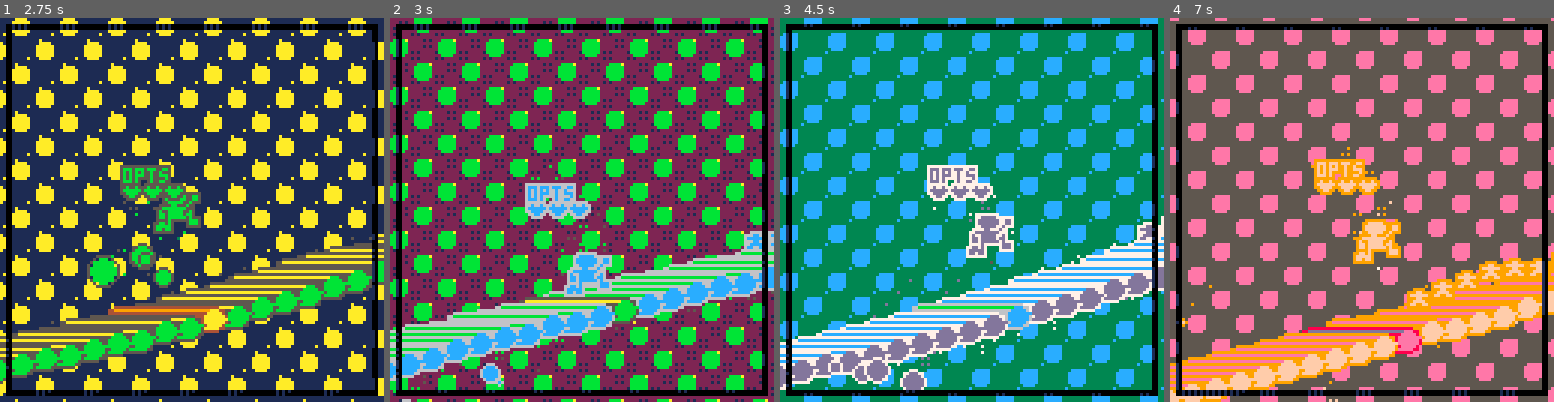
Above: before the commit, frames 1-4 (left to right).
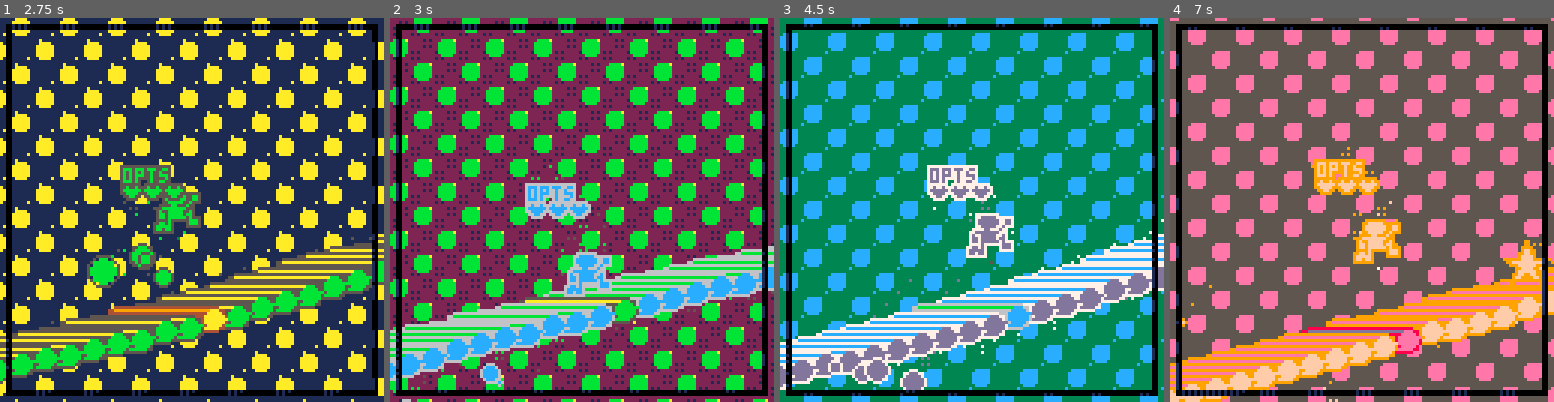
Above: after the commit, the same moments.

Repository: seleb/p8jam2
Game: PICO-8 cartridge bridge.p8
The game is run twice, just before and just after one commit, with the same random seed, the same clock (stepped at 60 frames per second) and the same inputs.
Inputs:
- Up to frame 1 (2.75 s): tap X (X key) at 0.33, 1.07, 1.85 s; tap O (Z key) at 0.7, 1.7, 2.1, 2.5 s; hold Right 1.6-2.1 s; hold Up 2.15-2.42 s; hold Right from 2.47 s (still down)
- Up to frame 2 (3 s): keep holding Right; tap O (Z key) at 2.9 s; tap X (X key) at 2.97 s
- Up to frame 3 (4.5 s): release Right at 3.03 s; hold Left 3.08-3.58 s; tap O (Z key) at 3.3, 3.7, 4.1 s; hold Right from 4.02 s (still down); tap X (X key) at 4.08 s
- Up to frame 4 (7 s): tap O (Z key) every 0.4 s from 4.5 to 6.9 s; release Right at 4.68 s; hold Up 4.73-5.03 s; hold Left 5.08-5.68 s; tap X (X key) at 5.2, 6.32 s; hold Right 6.08-6.58 s; hold Right from 6.63 s (still down)

Frame 1 is identical in both runs. In frame 2, 0.3% of the frame differs, in the area x 92-100%, y 55-61%; in frame 3, 0.2%; in frame 4, 1.7%, in the area x 61-100%, y 57-76%.

Commit message:
life and points

Diff:
--- a/bridge.p8
+++ b/bridge.p8
@@ -269,6 +269,21 @@
  end
 end
 
+function lose_life()
+ add_pop(hud.x+hud.lives*8,hud.y+10,8,7)
+ add_pop(hud.x+hud.lives*8,hud.y+10,7,8)
+
+ for i=1,4 do
+  add_part(hud.x+hud.lives*8,hud.y+10,rnd(2)-1,-rnd(4)-2,rnd(2)+2,30,8)
+ end
+
+ hud.lives -= 1
+ hud.y += 10
+ sfx(36,3)
+ cam.y += 10
+ cam.x += 5
+end
+
 function add_pts(pts)
  hud.score += pts
  p = {}
@@ -278,8 +293,10 @@
  p.vx = rnd(2)-1
  p.vy = -rnd(4)-4
  add(hud.parts, p)
- hud.y -= 5
+ hud.y -= 3
  sfx(35,3)
+
+ cam.y -= 5
  add_pop(hud.x+8,hud.y+4,8,8)
  add_pop(hud.x+8,hud.y+4,7,7)
 end
@@ -298,10 +315,18 @@
  update_pops()
  update_chain()
 
-
+ -- collision
  if(player.link.pts and player.grounded) then
   add_pts(10)
   player.link.pts = false
+  add_pop(player.link.x-log_len/2+4, player.link.y-10, 5, 8)
+  add_pop(player.link.x-log_len/2+4, player.link.y-10, 4, 7)
+ end
+ if(player.link.dmg and player.grounded) then
+  lose_life()
+  player.link.dmg = false
+  add_pop(player.link.x-log_len/2+4, player.link.y-10, 10, 7)
+  add_pop(player.link.x-log_len/2+4, player.link.y-10, 9, 8)
  end
 
  update_phys()
@@ -376,8 +401,8 @@
   c.up = nil
   c.down = get_chain(chain_end-1)
   c.down.up = c
-  c.dmg = false
-  c.pts = rnd(1) < 0.99
+  c.dmg = rnd(1) < 0.1
+  c.pts = not c.dmg and rnd(1) < 0.1
  end
  if(player.x < (chain_end-chain_len/2)*gap) then
   local c = get_chain(chain_end)
@@ -390,8 +415,8 @@
   c.down= nil
   c.up = get_chain(chain_start+1)
   c.up.down = c
-  c.dmg = false
-  c.pts = rnd(1) < 0.99
+  dmg = rnd(1) < 0.1
+  c.pts = not c.dmg and rnd(1) < 0.1
  end
 
  -- get player links for next frame
@@ -437,7 +462,7 @@
  for i=chain_end,chain_start,-1 do
   i = get_chain(i)
   local drawp = i == player.link
-  if(drawp) then
+  if drawp then
    draw_player()
    pal_swap(-1)
   end
@@ -451,12 +476,17 @@
   color(8)
   line(i.x-2,i.y+log_rad*2-1,i.x-log_len-1,i.y+log_rad*2-1)
 
-  if(drawp) then
+  if drawp then
    pal_swap(1)
   end
-  if(i.pts) then
-
-spr(33,i.x-log_len/2, i.y-10+sin(time()*3+i.x*0.1))
+  if i.pts then
+
+--spr(33,i.x-log_len/2, i.y-10+sin(time()*3+i.x*0.1))
+   sspr(24,16,16,16,i.x-log_len/2, i.y-16+sin(time()*3+i.x*0.1))
+
+  end
+  if i.dmg then
+   sspr(40,16,16,16,i.x-log_len/2,i.y-16+sin(time()*3+i.x*0.1))
   end
  end
  color(8)
@@ -606,22 +636,22 @@
 0000000000002888288820002882882000000000000028888820000000000000000000000e0ee0e0077777700000000000000000000000000000000000000000
 000000000000288828882000222222200000000000002882282000000000000000000000e0e00e0ee077770e0000000000000000000000000000000000000000
 0000000000002222222220000000000000000000000022222220000000000000000000000e0ee0e00e0ee0e00000000000000000000000000000000000000000
-00000000002222000000000000000000000000000000000000000000000000000000000000000000000000000000000000000000000000000000000000000000
-02222220222882220000000000000000000000000000000000000000000000000000000000000000000000000000000000000000000000000000000000000000
-22822822288888820000000000000000000000000000000000000000000000000000000000000000000000000000000000000000000000000000000000000000
-28888882222882220000000000000000000000000000000000000000000000000000000000000000000000000000000000000000000000000000000000000000
-22888822228888220000000000000000000000000000000000000000000000000000000000000000000000000000000000000000000000000000000000000000
-02288220288228820000000000000000000000000000000000000000000000000000000000000000000000000000000000000000000000000000000000000000
-00222200222222220000000000000000000000000000000000000000000000000000000000000000000000000000000000000000000000000000000000000000
-00000000000000000000000000000000000000000000000000000000000000000000000000000000000000000000000000000000000000000000000000000000
-00000000000000000000000000000000000000000000000000000000000000000000000000000000000000000000000000000000000000000000000000000000
-02222220000000000000000000000000000000000000000000000000000000000000000000000000000000000000000000000000000000000000000000000000
-22022022000000000000000000000000000000000000000000000000000000000000000000000000000000000000000000000000000000000000000000000000
-20000002000000000000000000000000000000000000000000000000000000000000000000000000000000000000000000000000000000000000000000000000
-22000022000000000000000000000000000000000000000000000000000000000000000000000000000000000000000000000000000000000000000000000000
-02200220000000000000000000000000000000000000000000000000000000000000000000000000000000000000000000000000000000000000000000000000
-00222200000000000000000000000000000000000000000000000000000000000000000000000000000000000000000000000000000000000000000000000000
-00000000000000000000000000000000000000000000000000000000000000000000000000000000000000000000000000000000000000000000000000000000
+00000000002222000022220000000002200000000000000220000000000000000000000000000000000000000000000000000000000000000000000000000000
+02222220222882220022820000000002200000000000000220000000000000000000000000000000000000000000000000000000000000000000000000000000
+22822822288888820022220000000022220000000000002222000000000000000000000000000000000000000000000000000000000000000000000000000000
+28888882222882220022820000000028820000000000002282000000000000000000000000000000000000000000000000000000000000000000000000000000
+22888822228888220022820000000228822000000000022222200000000000000000000000000000000000000000000000000000000000000000000000000000
+02288220288228820228222000000288882000000000028288200000000000000000000000000000000000000000000000000000000000000000000000000000
+00222200222222220222282022222288882222222222228222222222000000000000000000000000000000000000000000000000000000000000000000000000
+00000000000000000222222002288888888882200228822228888220000000000000000000000000000000000000000000000000000000000000000000000000
+00000000000000000228282000222888888222000022282822222200000000000000000000000000000000000000000000000000000000000000000000000000
+02222220000000000228282000002288882200000000222228220000000000000000000000000000000000000000000000000000000000000000000000000000
+22022022000000002228222200002888888200000000288822820000000000000000000000000000000000000000000000000000000000000000000000000000
+20000002000000002828888200022882288220000002222222822000000000000000000000000000000000000000000000000000000000000000000000000000
+22000022000000002822288200028822228820000002882222882000000000000000000000000000000000000000000000000000000000000000000000000000
+02200220000000002288222200022220022220000002222002222000000000000000000000000000000000000000000000000000000000000000000000000000
+00222200000000002288228200220000000022000022000000002200000000000000000000000000000000000000000000000000000000000000000000000000
+00000000000000002222222202200000000002200220000000000220000000000000000000000000000000000000000000000000000000000000000000000000
 00000000000000000000000000000000000000000000000000000000000000000000000000000000000000000000000000000000000000000000000000000000
 00000000000000000000000000000000000000000000000000000000000000000000000000000000000000000000000000000000000000000000000000000000
 00000000000000000000000000000000000000000000000000000000000000000000000000000000000000000000000000000000000000000000000000000000
Not shown, changed: the sound effects (__sfx__) section of bridge.p8
